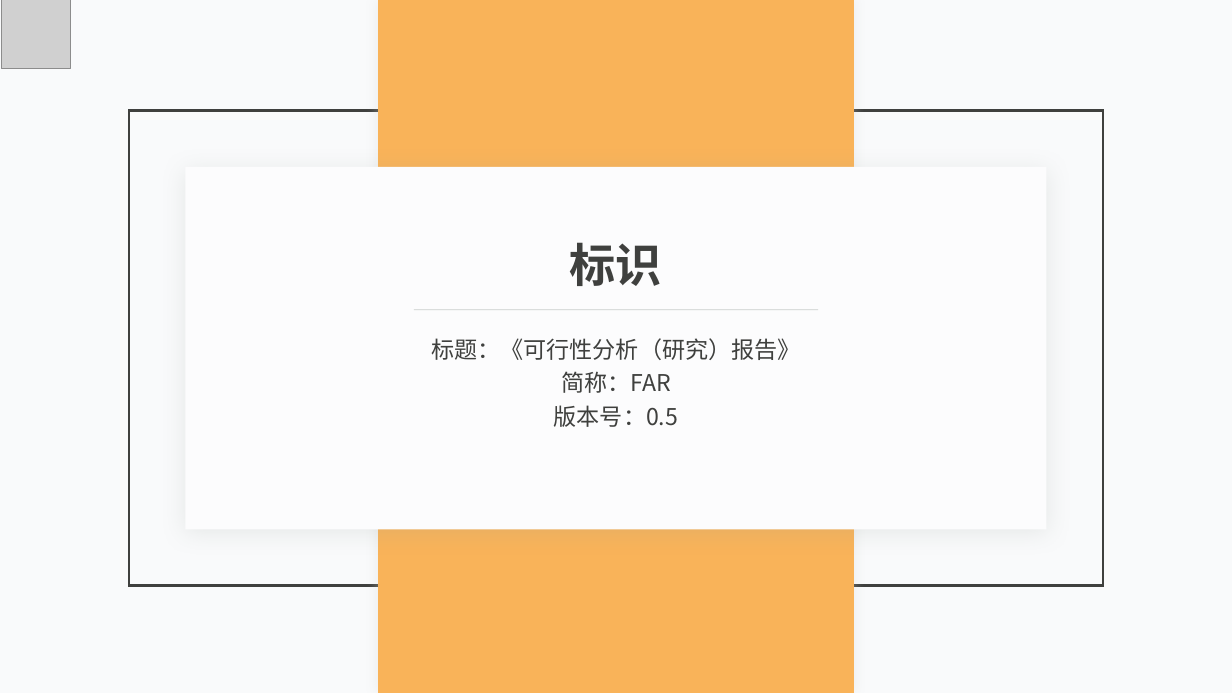
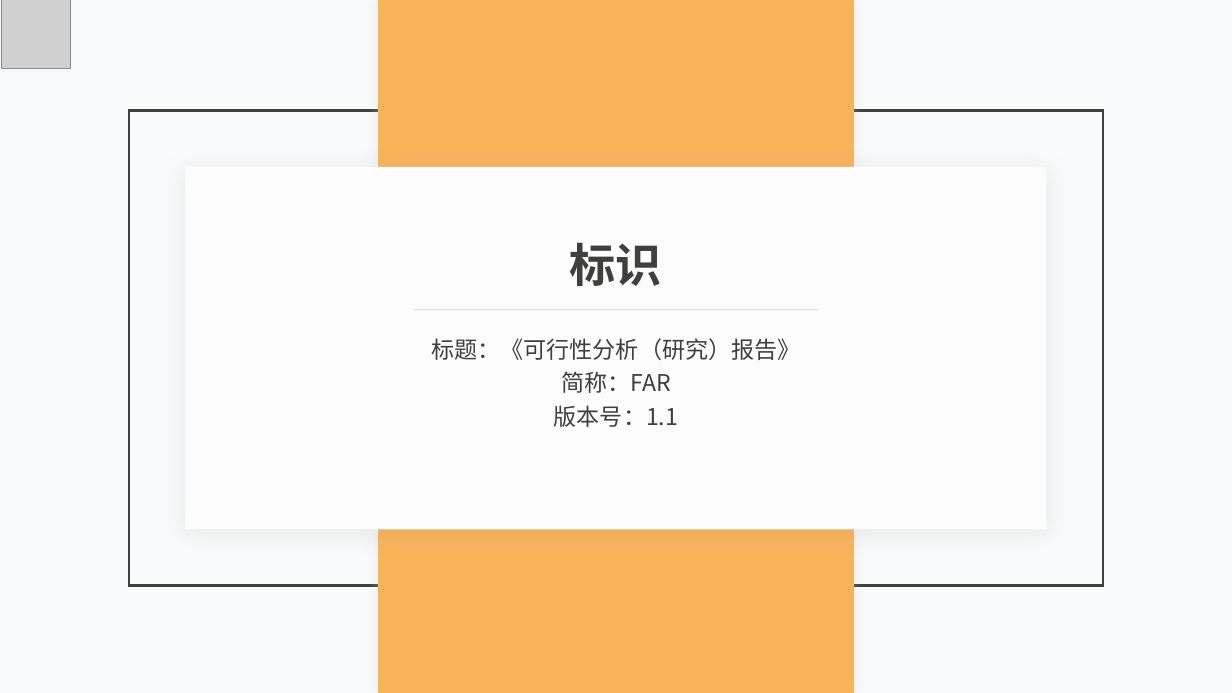
Before and after one commit to lorenzoyoung/ZUCC-Lazy-Bone, a slide deck: slide 3 of 评审PPT/SE2019春-G11_ZUCCLazyBone可行性分析报告ppt.pptx. Drawn at 1232x693 pixels with LibreOffice and Linux fonts; fonts in the diff are those of the drawing; grey boxes stand for pictures. Boxes give left, top, right and bottom in pixels: in the first picture for what was removed or moved away, otherwise in the second. Text is boxed around its words. In the diff, an @@ line names an element or a change of style, - is before the commit and + after.

```diff
--- a/评审PPT/SE2019春-G11_ZUCCLazyBone可行性分析报告ppt.pptx
+++ b/评审PPT/SE2019春-G11_ZUCCLazyBone可行性分析报告ppt.pptx
@@ text at (554, 405, 678, 427): text changed @@
-版本号：0.5
+版本号：1.1
```
Also in this commit, not shown: 1 other slide changed, 18 other files.
